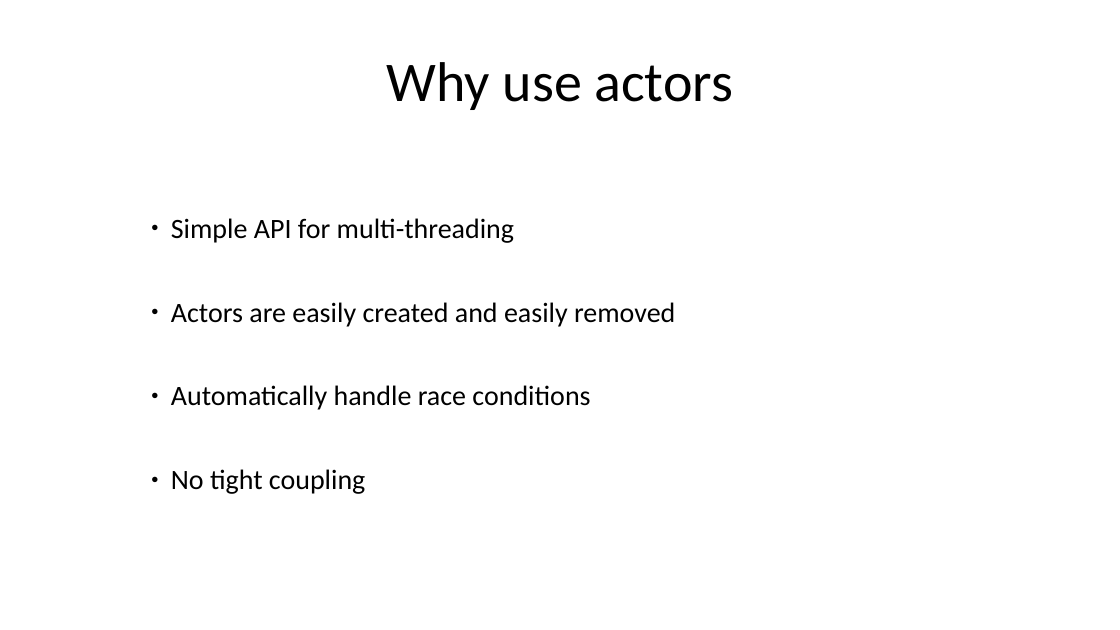
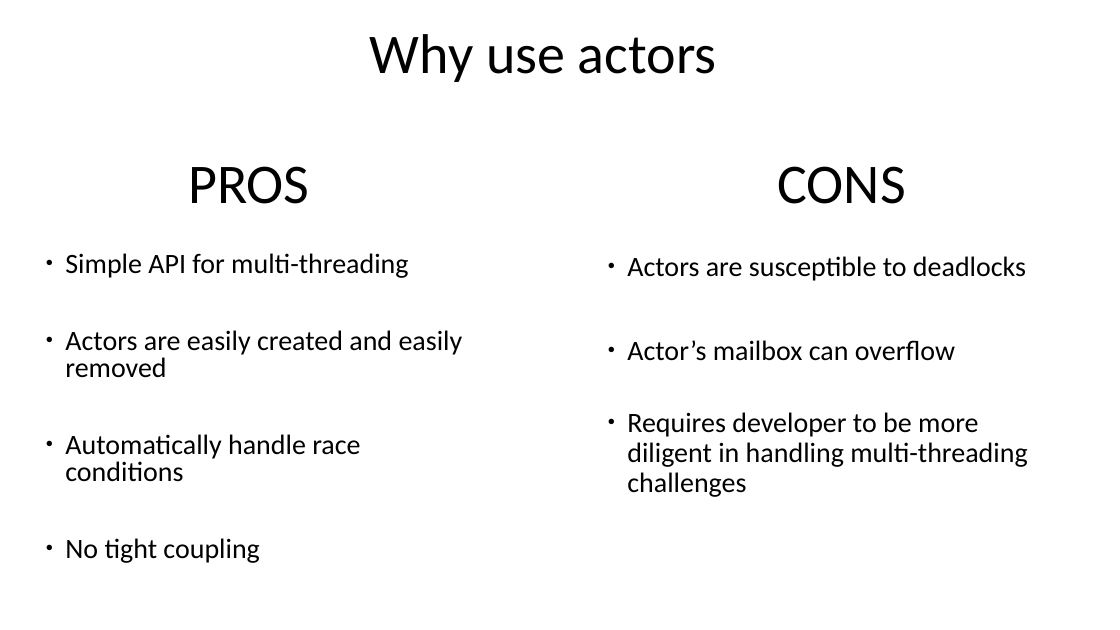
Before and after one commit to CSCI-49380-79526-Reactive-Programming/CSCI795_ReactiveProg_Project_Twitter_Stream_Scoring, a slide deck: slide 7 of CSCI795_FA20_Presentation_Paing_Washburn.pptx. Drawn at 1120x630 pixels with LibreOffice and Linux fonts; fonts in the diff are those of the drawing. Boxes give left, top, right and bottom in pixels: in the first picture for what was removed or moved away, otherwise in the second. Text is boxed around its words. In the diff, an @@ line names an element or a change of style, - is before the commit and + after.

```diff
--- a/CSCI795_FA20_Presentation_Paing_Washburn.pptx
+++ b/CSCI795_FA20_Presentation_Paing_Washburn.pptx
@@ text "Why use actors": place and size @@
-text "Why use actors" at [387,62,733,110]
+text "Why use actors" at [370,34,717,82]
@@ text added at [188,166,309,204], 48 pt, text #000000 @@
+PROS
@@ text added at [777,166,905,204], 48 pt, text #000000 @@
+CONS
@@ text "Simple API for multi-threading": place and size @@
-text "Simple API for multi-threading" at [171,218,675,494]
+text "Simple API for multi-threading" at [65,253,463,563]
@@ text "Simple API for multi-threading" at [65,253,463,563]: line spacing 0.9 to 0.8 @@
@@ text added at [627,256,1027,497], 24 pt, text #000000 @@
+● Actors are susceptible to deadlocks
+● Actor’s mailbox can overflow
+● Requires developer to be more diligent in handling multi-threading challenges
```
Also in this commit, not shown: 5 slides added, 1 slide removed, 15 other files.
